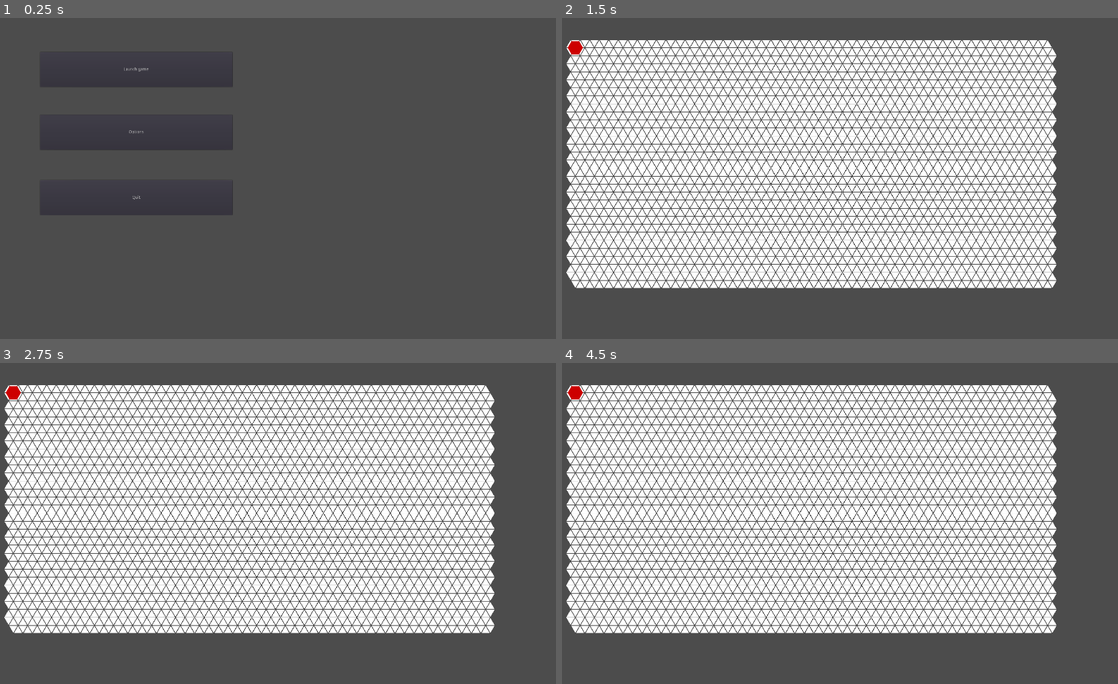
Above: before the commit, frames 1-4 (two rows, left to right).
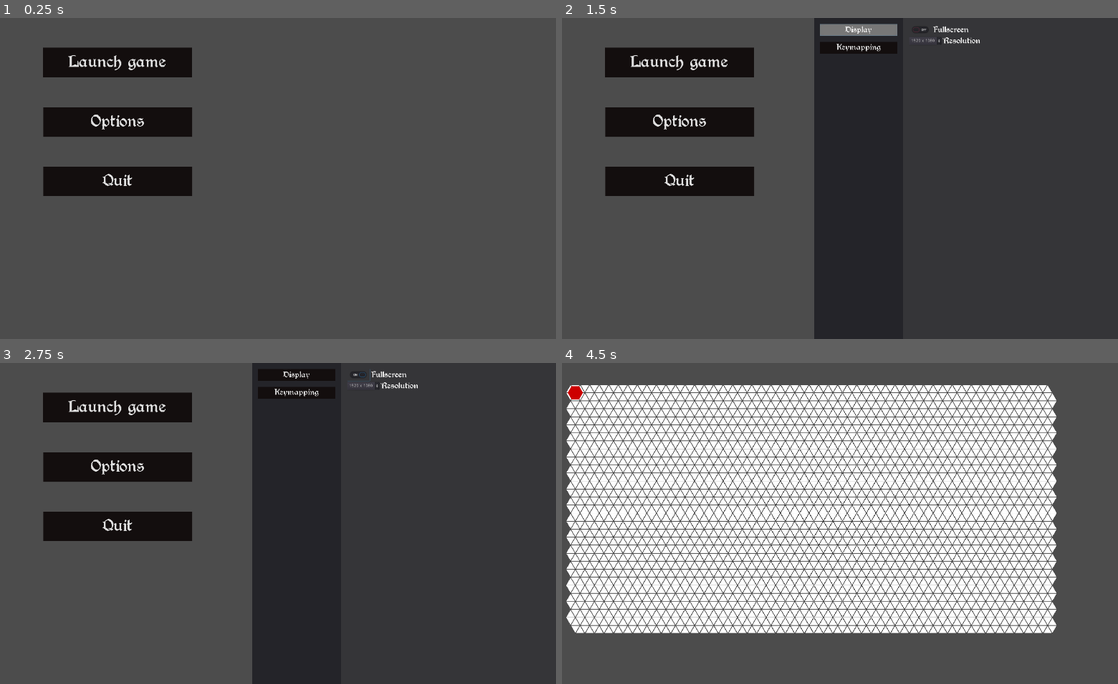
Above: after the commit, the same moments.

Repository: F3lixitas/pousse_pousse_nain
Game: Godot game, scene res://scenes/menu.tscn
Two runs of this game, one before a commit and one after it. Both use one fixed random seed, a clock stepped at 60 frames per second and the inputs below.
Inputs (mouse positions are in pixels of both pictures, inside the frame that each line leads up to):
- Up to frame 1 (0.25 s): no input
- Up to frame 2 (1.5 s): click "Options" at 0.5 s; click "Launch game" (after the commit: "Display") at 1.25 s
- Up to frame 3 (2.75 s): click (355, 375) at 2.02 s
- Up to frame 4 (4.5 s): click (923, 385) at 2.75 s, where only the run after the commit has a clickable "1920 x 1080"; click (856, 391) at 3.5 s, where only the run after the commit has a clickable "Keymapping"; click (678, 407) at 4.25 s, where only the run after the commit has a clickable "Launch game"

The runs differ from the first frame. In frame 1, 7.6% of the frame differs, in the area x 7-42%, y 9-62%; in frame 2, 66%; in frame 3, 66%, in the area x 0-89%, y 0-100%; in frame 4, nothing differs.

Commit message:
display settings

Diff:
--- a/project.godot
+++ b/project.godot
@@ -17,6 +17,7 @@
 
 window/size/width=1920
 window/size/height=1080
+window/size/resizable=false
 window/size/fullscreen=true
 
 [physics]
--- a/scenes/menu.tscn
+++ b/scenes/menu.tscn
@@ -1,7 +1,54 @@
-[gd_scene load_steps=3 format=2]
+[gd_scene load_steps=18 format=2]
 
 [ext_resource path="res://scripts/Menu_Button1_script.gd" type="Script" id=1]
 [ext_resource path="res://scripts/Menu_Button3_script.gd" type="Script" id=2]
+[ext_resource path="res://scripts/Menu_Button2_script.gd" type="Script" id=3]
+[ext_resource path="res://font/Berry Rotunda.ttf" type="DynamicFontData" id=4]
+
+[sub_resource type="StyleBoxFlat" id=1]
+bg_color = Color( 0.470588, 0.470588, 0.470588, 1 )
+
+[sub_resource type="StyleBoxFlat" id=2]
+bg_color = Color( 0.784314, 0.784314, 0.784314, 1 )
+
+[sub_resource type="StyleBoxFlat" id=3]
+bg_color = Color( 0.0784314, 0.0588235, 0.0588235, 1 )
+
+[sub_resource type="DynamicFont" id=4]
+size = 40
+extra_spacing_top = 10
+font_data = ExtResource( 4 )
+
+[sub_resource type="StyleBoxFlat" id=5]
+bg_color = Color( 0.470588, 0.470588, 0.470588, 1 )
+
+[sub_resource type="StyleBoxFlat" id=6]
+bg_color = Color( 0.784314, 0.784314, 0.784314, 1 )
+
+[sub_resource type="StyleBoxFlat" id=7]
+bg_color = Color( 0.0784314, 0.0588235, 0.0588235, 1 )
+
+[sub_resource type="DynamicFont" id=8]
+size = 40
+extra_spacing_top = 10
+font_data = ExtResource( 4 )
+
+[sub_resource type="StyleBoxFlat" id=9]
+bg_color = Color( 0.470588, 0.470588, 0.470588, 1 )
+
+[sub_resource type="StyleBoxFlat" id=10]
+bg_color = Color( 0.784314, 0.784314, 0.784314, 1 )
+
+[sub_resource type="StyleBoxFlat" id=11]
+bg_color = Color( 0.0784314, 0.0588235, 0.0588235, 1 )
+
+[sub_resource type="DynamicFontData" id=12]
+font_path = "res://font/Berry Rotunda.ttf"
+
+[sub_resource type="DynamicFont" id=13]
+size = 40
+extra_spacing_top = 10
+font_data = SubResource( 12 )
 
 [node name="menu" type="Control"]
 anchor_right = 1.0
@@ -10,14 +57,26 @@
 "_edit_use_anchors_": false
 }
 
+[node name="options" type="Control" parent="."]
+anchor_right = 1.0
+anchor_bottom = 1.0
+__meta__ = {
+"_edit_use_anchors_": false
+}
+
 [node name="Button" type="Button" parent="."]
-anchor_left = 0.099
-anchor_top = 0.107
-anchor_right = 0.435
-anchor_bottom = 0.215
-margin_left = -0.376007
-margin_top = -0.200005
-margin_right = -0.440033
+anchor_left = 0.103
+anchor_top = 0.093
+anchor_right = 0.364
+anchor_bottom = 0.185
+margin_left = 0.741989
+margin_top = -0.440002
+margin_right = -0.378113
+margin_bottom = 0.199997
+custom_styles/hover = SubResource( 1 )
+custom_styles/pressed = SubResource( 2 )
+custom_styles/normal = SubResource( 3 )
+custom_fonts/font = SubResource( 4 )
 action_mode = 0
 text = "Launch game"
 script = ExtResource( 1 )
@@ -26,26 +85,39 @@
 }
 
 [node name="Button2" type="Button" parent="."]
-anchor_left = 0.099
-anchor_top = 0.302
-anchor_right = 0.435
-anchor_bottom = 0.411
-margin_left = -0.376007
-margin_top = 0.179749
-margin_right = -0.440033
-margin_bottom = -0.220245
+anchor_left = 0.104
+anchor_top = 0.278
+anchor_right = 0.365
+anchor_bottom = 0.37
+margin_left = 0.319992
+margin_top = -0.240021
+margin_right = -0.800049
+margin_bottom = 0.399994
+custom_styles/hover = SubResource( 5 )
+custom_styles/pressed = SubResource( 6 )
+custom_styles/normal = SubResource( 7 )
+custom_fonts/font = SubResource( 8 )
 action_mode = 0
 text = "Options"
+script = ExtResource( 3 )
+__meta__ = {
+"_edit_use_anchors_": false
+}
 
 [node name="Button3" type="Button" parent="."]
-anchor_left = 0.099
-anchor_top = 0.506
-anchor_right = 0.435
-anchor_bottom = 0.614
-margin_left = -0.376007
-margin_top = -0.220276
-margin_right = -0.440033
-margin_bottom = -0.0202637
+anchor_left = 0.104
+anchor_top = 0.463
+anchor_right = 0.365
+anchor_bottom = 0.556
+margin_left = 0.319992
+margin_top = -0.0400391
+margin_right = -0.800049
+margin_bottom = -0.480042
+custom_styles/hover = SubResource( 9 )
+custom_styles/pressed = SubResource( 10 )
+custom_styles/normal = SubResource( 11 )
+custom_fonts/font = SubResource( 13 )
+custom_colors/font_color_disabled = Color( 1, 1, 1, 1 )
 action_mode = 0
 text = "Quit"
 script = ExtResource( 2 )
--- /dev/null
+++ b/scenes/menu_optionPannel.tscn
@@ -0,0 +1,95 @@
+[gd_scene load_steps=8 format=2]
+
+[ext_resource path="res://font/Berry Rotunda.ttf" type="DynamicFontData" id=1]
+[ext_resource path="res://scripts/menu_option_display_script.gd" type="Script" id=2]
+
+[sub_resource type="StyleBoxFlat" id=1]
+bg_color = Color( 0.470588, 0.470588, 0.470588, 1 )
+
+[sub_resource type="StyleBoxFlat" id=2]
+bg_color = Color( 0.784314, 0.784314, 0.784314, 1 )
+
+[sub_resource type="StyleBoxFlat" id=3]
+bg_color = Color( 0.0784314, 0.0588235, 0.0588235, 1 )
+
+[sub_resource type="DynamicFont" id=4]
+size = 20
+extra_spacing_top = 5
+font_data = ExtResource( 1 )
+
+[sub_resource type="DynamicFont" id=5]
+size = 20
+extra_spacing_top = 5
+font_data = ExtResource( 1 )
+
+[node name="Control" type="Control"]
+anchor_right = 1.0
+anchor_bottom = 1.0
+__meta__ = {
+"_edit_use_anchors_": false
+}
+
+[node name="Panel" type="Panel" parent="."]
+modulate = Color( 1, 1, 1, 0.588235 )
+anchor_left = 0.469
+anchor_right = 1.0
+anchor_bottom = 1.0
+margin_left = -0.480042
+__meta__ = {
+"_edit_use_anchors_": false
+}
+
+[node name="display" type="Control" parent="."]
+anchor_right = 1.0
+anchor_bottom = 1.0
+__meta__ = {
+"_edit_use_anchors_": false
+}
+
+[node name="Panel2" type="Panel" parent="."]
+anchor_left = 0.469
+anchor_right = 0.625
+anchor_bottom = 1.0
+margin_left = -0.480042
+__meta__ = {
+"_edit_use_anchors_": false
+}
+
+[node name="Button" type="Button" parent="Panel2"]
+anchor_left = 0.067
+anchor_top = 0.019
+anchor_right = 0.933
+anchor_bottom = 0.056
+margin_left = -0.1
+margin_top = -0.52
+margin_right = 0.100006
+margin_bottom = -0.480003
+custom_styles/hover = SubResource( 1 )
+custom_styles/pressed = SubResource( 2 )
+custom_styles/normal = SubResource( 3 )
+custom_fonts/font = SubResource( 4 )
+action_mode = 0
+text = "Display"
+script = ExtResource( 2 )
+__meta__ = {
+"_edit_use_anchors_": false
+}
+
+[node name="Button2" type="Button" parent="Panel2"]
+anchor_left = 0.067
+anchor_top = 0.074
+anchor_right = 0.933
+anchor_bottom = 0.111
+margin_left = -0.1
+margin_top = 0.0800018
+margin_right = 0.100006
+margin_bottom = 0.119987
+custom_styles/hover = SubResource( 1 )
+custom_styles/pressed = SubResource( 2 )
+custom_styles/normal = SubResource( 3 )
+custom_fonts/font = SubResource( 5 )
+action_mode = 0
+text = "Keymapping"
+__meta__ = {
+"_edit_use_anchors_": false
+}
--- /dev/null
+++ b/scenes/menu_optionPannel_display.tscn
@@ -0,0 +1,78 @@
+[gd_scene load_steps=5 format=2]
+
+[ext_resource path="res://font/Berry Rotunda.ttf" type="DynamicFontData" id=1]
+[ext_resource path="res://scripts/menu_option_display_fullscreen_script.gd" type="Script" id=2]
+[ext_resource path="res://scripts/menu_option_display_resolution_script.gd" type="Script" id=3]
+
+[sub_resource type="DynamicFont" id=1]
+size = 20
+extra_spacing_top = 5
+font_data = ExtResource( 1 )
+
+[node name="Control" type="Control"]
+anchor_right = 1.0
+anchor_bottom = 1.0
+__meta__ = {
+"_edit_use_anchors_": false
+}
+
+[node name="ScrollContainer" type="ScrollContainer" parent="."]
+anchor_left = 0.635
+anchor_top = 0.019
+anchor_right = 0.99
+anchor_bottom = 0.981
+margin_left = 0.799927
+margin_top = -0.52
+margin_right = -0.800171
+margin_bottom = 0.519897
+__meta__ = {
+"_edit_use_anchors_": false
+}
+
+[node name="VBoxContainer" type="VBoxContainer" parent="ScrollContainer"]
+margin_right = 225.0
+margin_bottom = 70.0
+
+[node name="HBoxContainer" type="HBoxContainer" parent="ScrollContainer/VBoxContainer"]
+margin_right = 225.0
+margin_bottom = 40.0
+
+[node name="CheckButton" type="CheckButton" parent="ScrollContainer/VBoxContainer/HBoxContainer"]
+margin_right = 76.0
+margin_bottom = 40.0
+pressed = true
+script = ExtResource( 2 )
+
+[node name="Label" type="Label" parent="ScrollContainer/VBoxContainer/HBoxContainer"]
+margin_left = 80.0
+margin_top = 7.0
+margin_right = 200.0
+margin_bottom = 33.0
+custom_fonts/font = SubResource( 1 )
+text = "Fullscreen"
+__meta__ = {
+"_edit_use_anchors_": false
+}
+
+[node name="HBoxContainer2" type="HBoxContainer" parent="ScrollContainer/VBoxContainer"]
+margin_top = 44.0
+margin_right = 225.0
+margin_bottom = 70.0
+
+[node name="OptionButton" type="OptionButton" parent="ScrollContainer/VBoxContainer/HBoxContainer2"]
+margin_right = 94.0
+margin_bottom = 26.0
+text = "resolution"
+script = ExtResource( 3 )
+
+[node name="Label2" type="Label" parent="ScrollContainer/VBoxContainer/HBoxContainer2"]
+margin_left = 98.0
+margin_right = 225.0
+margin_bottom = 26.0
+custom_fonts/font = SubResource( 1 )
+text = "Resolution"
+__meta__ = {
+"_edit_use_anchors_": false
+}
+
+[connection signal="item_selected" from="ScrollContainer/VBoxContainer/HBoxContainer2/OptionButton" to="ScrollContainer/VBoxContainer/HBoxContainer2/OptionButton" method="_on_OptionButton_item_selected"]
--- a/scenes/submenu.tscn
+++ b/scenes/submenu.tscn
@@ -1,6 +1,36 @@
-[gd_scene load_steps=2 format=2]
+[gd_scene load_steps=12 format=2]
 
 [ext_resource path="res://scripts/Submenu_Button1_script.gd" type="Script" id=1]
+[ext_resource path="res://font/Berry Rotunda.ttf" type="DynamicFontData" id=2]
+[ext_resource path="res://scripts/Menu_Button2_script.gd" type="Script" id=3]
+
+[sub_resource type="StyleBoxFlat" id=1]
+bg_color = Color( 0.470588, 0.470588, 0.470588, 1 )
+
+[sub_resource type="StyleBoxFlat" id=2]
+bg_color = Color( 0.784314, 0.784314, 0.784314, 0.784314 )
+
+[sub_resource type="StyleBoxFlat" id=3]
+bg_color = Color( 0.0784314, 0.0588235, 0.0588235, 1 )
+
+[sub_resource type="DynamicFont" id=4]
+size = 40
+extra_spacing_top = 10
+font_data = ExtResource( 2 )
+
+[sub_resource type="StyleBoxFlat" id=5]
+bg_color = Color( 0.470588, 0.470588, 0.470588, 1 )
+
+[sub_resource type="StyleBoxFlat" id=6]
+bg_color = Color( 0.784314, 0.784314, 0.784314, 1 )
+
+[sub_resource type="StyleBoxFlat" id=7]
+bg_color = Color( 0.0784314, 0.0588235, 0.0588235, 1 )
+
+[sub_resource type="DynamicFont" id=8]
+size = 40
+extra_spacing_top = 10
+font_data = ExtResource( 2 )
 
 [node name="Control" type="Control"]
 anchor_right = 1.0
@@ -9,27 +39,49 @@
 "_edit_use_anchors_": false
 }
 
+[node name="options" type="Control" parent="."]
+margin_right = 1920.0
+margin_bottom = 1080.0
+__meta__ = {
+"_edit_use_anchors_": false
+}
+
 [node name="Panel" type="Panel" parent="."]
 modulate = Color( 1, 1, 1, 0.784314 )
-margin_right = 410.0
+margin_right = 900.0
 margin_bottom = 1080.0
 __meta__ = {
 "_edit_use_anchors_": false
 }
 
 [node name="Button" type="Button" parent="."]
-margin_left = 10.0
+margin_left = 100.0
 margin_top = 50.0
-margin_right = 400.0
+margin_right = 800.0
 margin_bottom = 150.0
+custom_styles/hover = SubResource( 1 )
+custom_styles/pressed = SubResource( 2 )
+custom_styles/normal = SubResource( 3 )
+custom_fonts/font = SubResource( 4 )
 action_mode = 0
 text = "Quit"
 script = ExtResource( 1 )
+__meta__ = {
+"_edit_use_anchors_": false
+}
 
 [node name="Button2" type="Button" parent="."]
-margin_left = 10.0
+margin_left = 100.0
 margin_top = 200.0
-margin_right = 400.0
+margin_right = 800.0
 margin_bottom = 300.0
+custom_styles/hover = SubResource( 5 )
+custom_styles/pressed = SubResource( 6 )
+custom_styles/normal = SubResource( 7 )
+custom_fonts/font = SubResource( 8 )
 action_mode = 0
 text = "Options"
+script = ExtResource( 3 )
+__meta__ = {
+"_edit_use_anchors_": false
+}
--- /dev/null
+++ b/scripts/Menu_Button2_script.gd
@@ -0,0 +1,15 @@
+extends Button
+
+var menuActive = false
+var menu = load("res://scenes/menu_optionPannel.tscn")
+var inst = menu.instance()
+
+
+func _pressed():
+	#inst.show_behind_parent = true
+	if not menuActive:
+		get_parent().get_child(0).add_child(inst)
+		menuActive = true
+	else:
+		get_parent().get_child(0).remove_child(inst)
+		menuActive = false
--- a/scripts/Menu_Button3_script.gd
+++ b/scripts/Menu_Button3_script.gd
@@ -1,6 +1,5 @@
 extends Button
 
 func _pressed():
-	ProjectSettings.set_setting("display/window/size/width", 1080)
 	get_tree().quit()
 	pass
--- /dev/null
+++ b/scripts/menu_option_display_fullscreen_script.gd
@@ -0,0 +1,13 @@
+extends CheckButton
+
+# todo : sauvegarder cette valeur
+var fullscreen = OS.window_fullscreen
+
+
+func _pressed():
+	fullscreen = !fullscreen
+	OS.window_fullscreen = fullscreen
+	pass
+
+func _init():
+	pressed = fullscreen
--- /dev/null
+++ b/scripts/menu_option_display_resolution_script.gd
@@ -0,0 +1,16 @@
+extends OptionButton
+
+func _init():
+	add_item("1920 x 1080", 0)
+	add_item("1440 x 900", 1)
+	add_item("1280 x 720", 2)
+
+
+func _on_OptionButton_item_selected(index):
+	if index == 0:
+		OS.window_size = Vector2(1920, 1080)
+	elif index == 1:
+		OS.window_size = Vector2(1440, 900)
+	elif index == 2:
+		OS.window_size = Vector2(1280, 720)
+	pass
--- /dev/null
+++ b/scripts/menu_option_display_script.gd
@@ -0,0 +1,14 @@
+extends Button
+
+var menuActive = false
+var menu = load("res://scenes/menu_optionPannel_display.tscn")
+var inst = menu.instance()
+
+
+func _pressed():
+	if not menuActive:
+		get_parent().get_parent().get_child(1).add_child(inst)
+		menuActive = true
+	else:
+		get_parent().get_parent().get_child(1).remove_child(inst)
+		menuActive = false
Binary file added: font/Berry Rotunda.ttf
